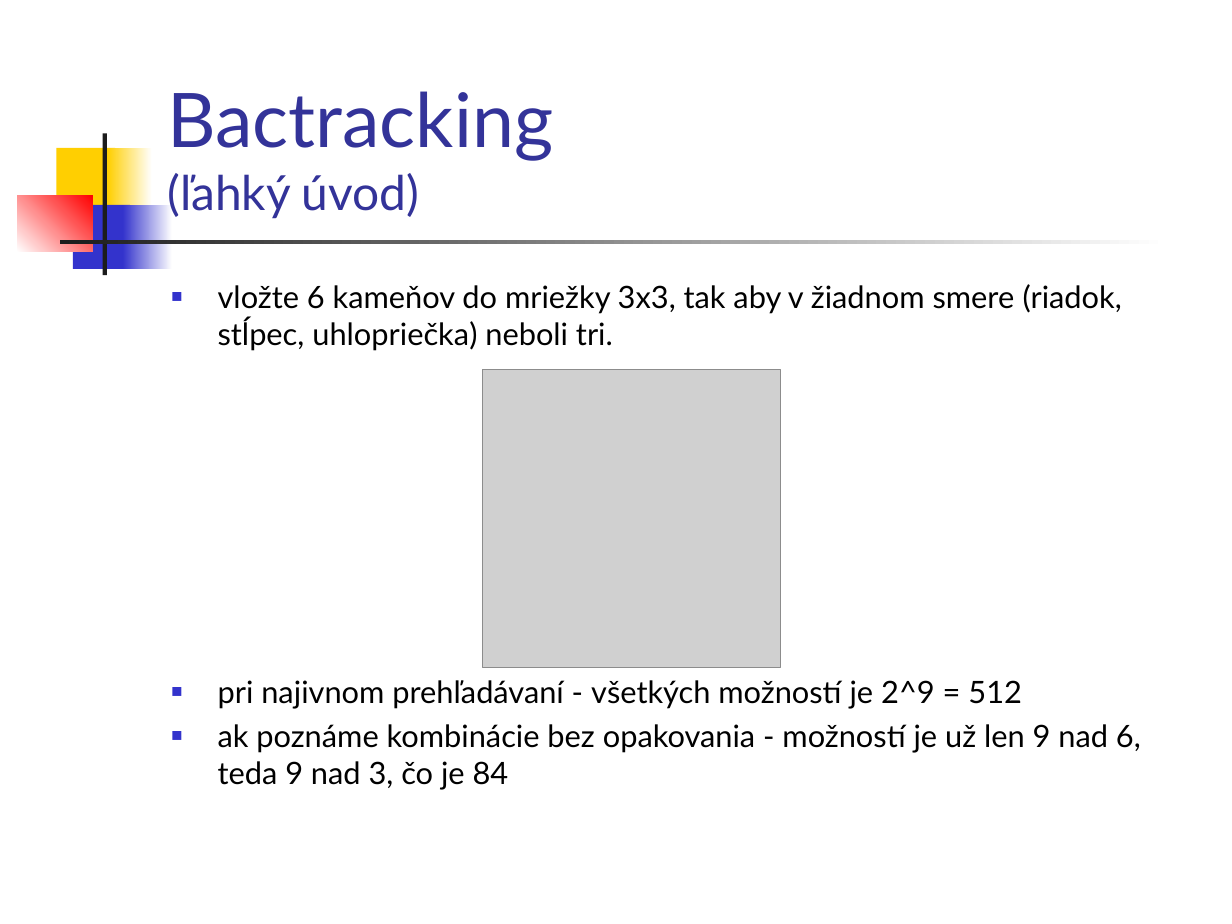
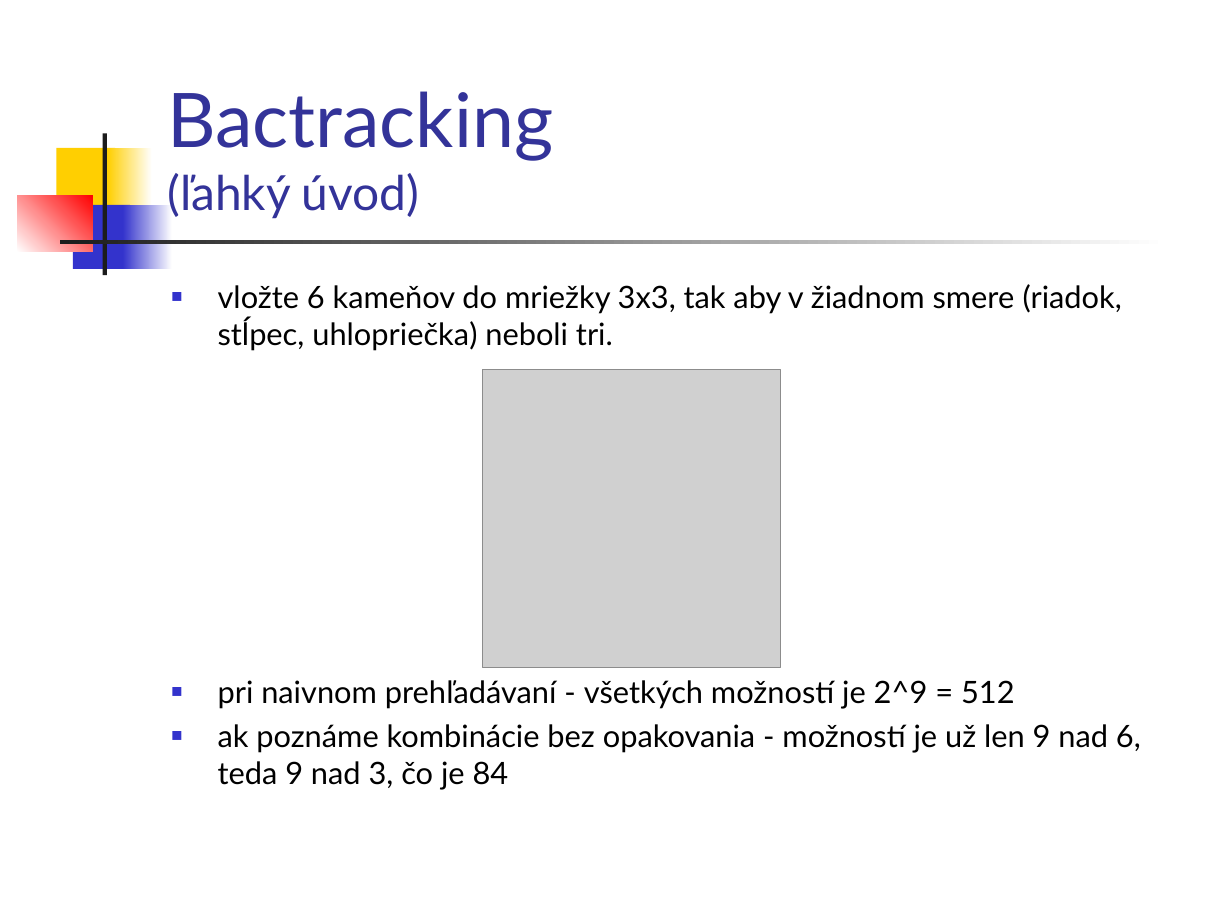
Before and after one commit to paradigmy/Prednasky, a slide deck: slide 3 of 12/logicke3.ppt. Drawn at 1232x924 pixels with LibreOffice and Linux fonts; fonts in the diff are those of the drawing; grey boxes stand for pictures. Boxes give left, top, right and bottom in pixels: in the first picture for what was removed or moved away, otherwise in the second. Text is boxed around its words. In the diff, an @@ line names an element or a change of style, - is before the commit and + after.

```diff
--- a/12/logicke3.ppt
+++ b/12/logicke3.ppt
@@ text at [218,680,1015,709]: text changed @@
-■ pri najivnom prehľadávaní - všetkých možností je 2^9 = 512
+■ pri naivnom prehľadávaní - všetkých možností je 2^9 = 512
```
Also in this commit, not shown: 2 other slides changed, 1 slide added, 1 slide removed, 2 other files.
